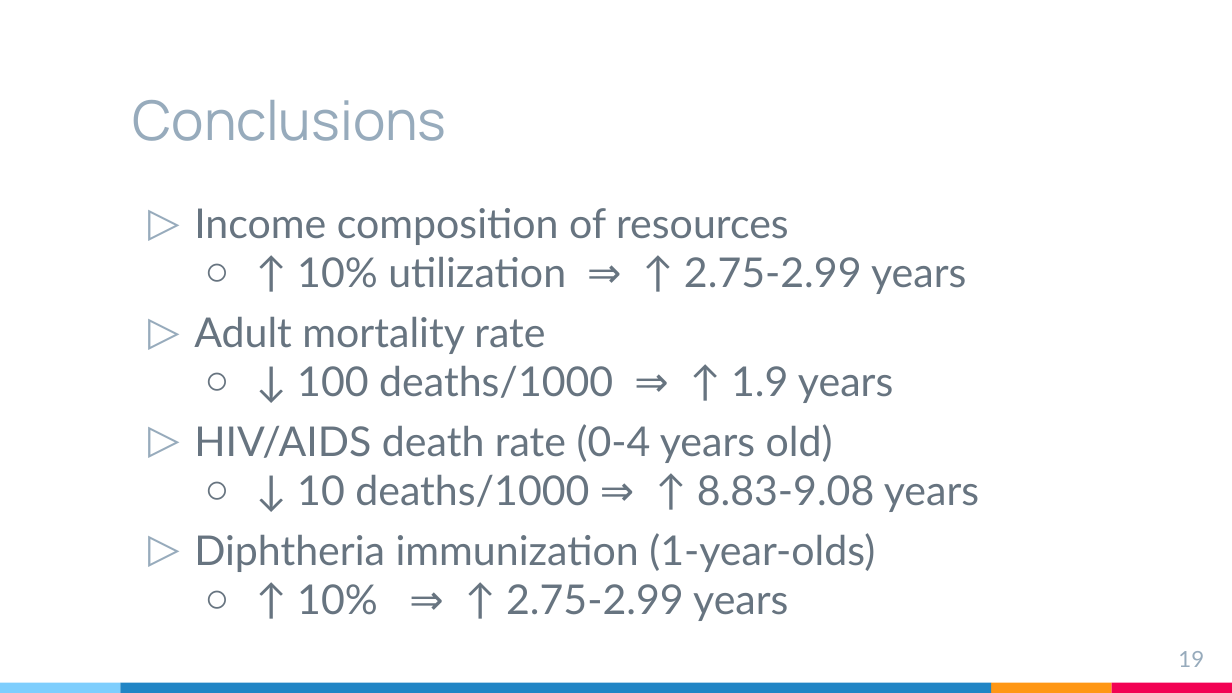
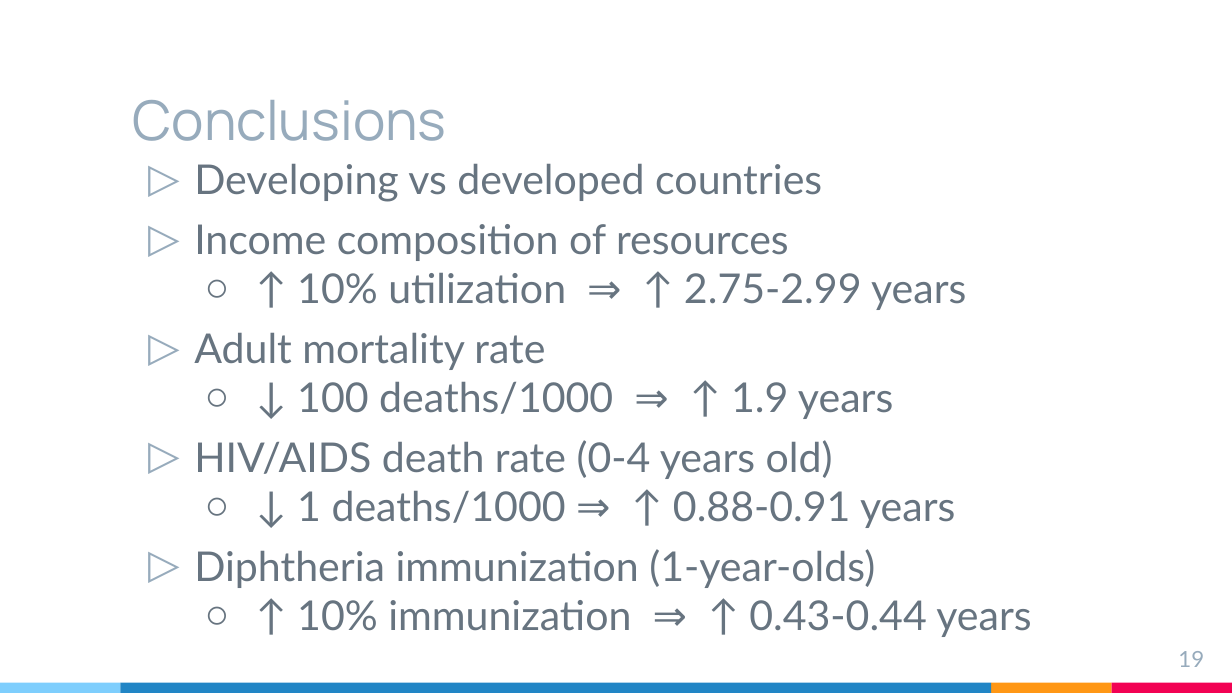
Before and after one commit to rsandbe1/R_project, a slide deck: slide 19 of R_project_presentation.pptx. Drawn at 1232x693 pixels with LibreOffice and Linux fonts; fonts in the diff are those of the drawing. Boxes give left, top, right and bottom in pixels: in the first picture for what was removed or moved away, otherwise in the second. Text is boxed around its words. In the diff, an @@ line names an element or a change of style, - is before the commit and + after.

```diff
--- a/R_project_presentation.pptx
+++ b/R_project_presentation.pptx
@@ text "Developing vs developed countries": place and size @@
-text "Developing vs developed countries" at (194, 208, 979, 621)
+text "Developing vs developed countries" at (194, 163, 1031, 637)
@@ text at (194, 163, 822, 202): paragraph added @@
+▷ Developing vs developed countries
@@ text at (297, 490, 955, 528): text changed @@
-  ○ ↓ 10 deaths/1000 ⇒ ↑ 8.83-9.08 years
+  ○ ↓ 1 deaths/1000 ⇒ ↑ 0.88-0.91 years
@@ text at (297, 600, 1031, 637): text changed @@
-  ○ ↑ 10% ⇒ ↑ 2.75-2.99 years
+  ○ ↑ 10% immunization ⇒ ↑ 0.43-0.44 years
```
Also in this commit, not shown: 2 other slides changed, 6 slides added, 3 slides removed, 24 other files.
